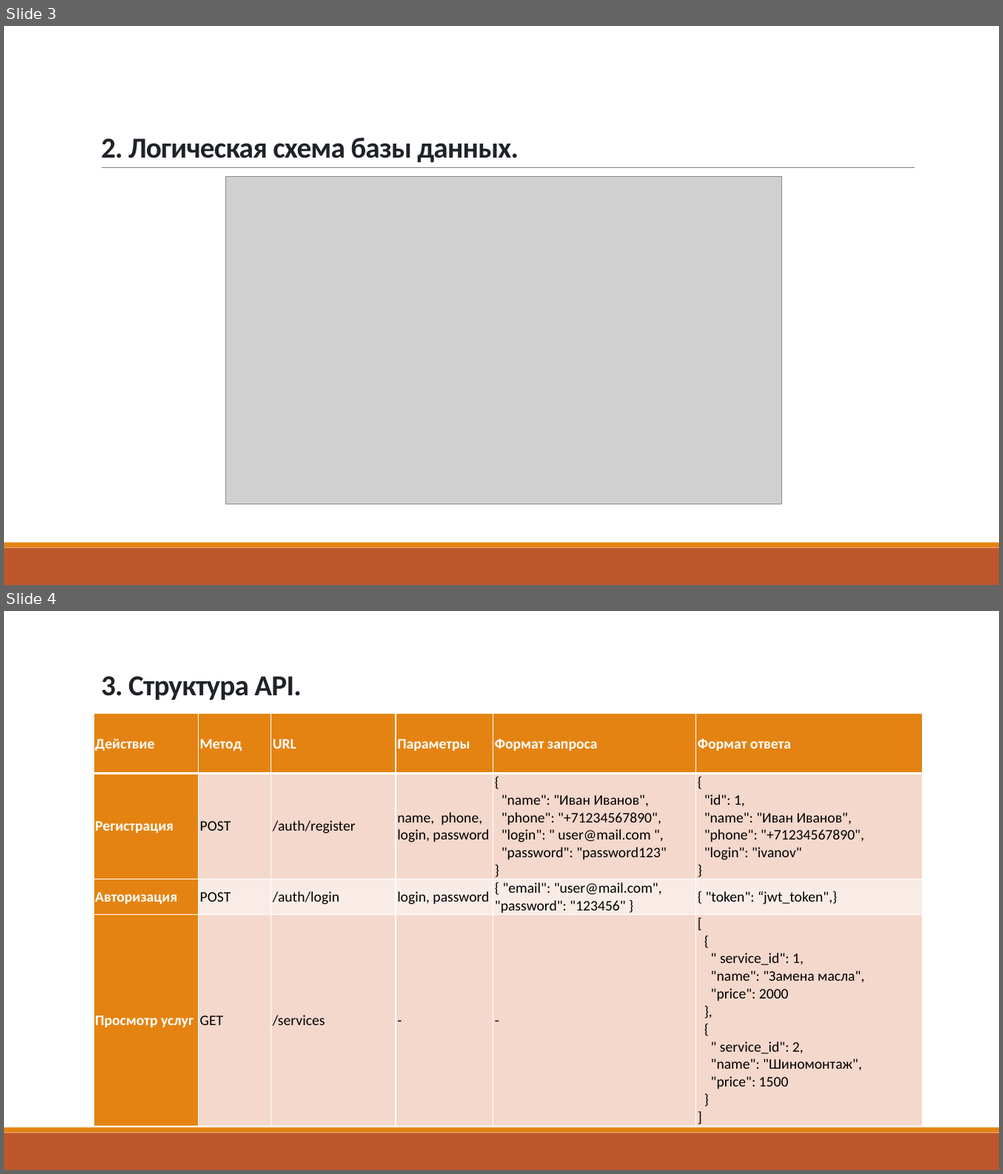
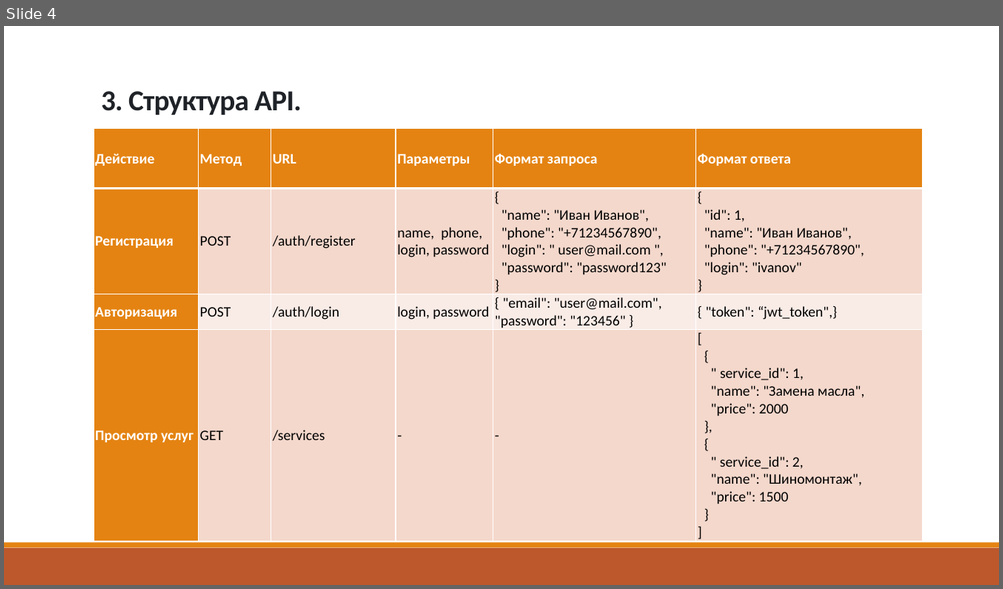
Before and after one commit to Tigr195/AutoService, a slide deck: Отчеты/Презентация_ЛР0_6303_Ашугян.pptx. Shown one above the other, each under a label of ours: slides 3 and 4 before the commit, slide 4 after it. The pictures are 1003x1174 and 1003x589 pixels, drawn with LibreOffice and Linux fonts; fonts in the diff are those of the drawing; grey boxes stand for pictures. Boxes give left, top, right and bottom in pixels: in the first picture for what was removed or moved away, otherwise in the second. Text is boxed around its words. In the diff, an @@ line names an element or a change of style, - is before the commit and + after.

```diff
--- a/Отчеты/Презентация_ЛР0_6303_Ашугян.pptx
+++ b/Отчеты/Презентация_ЛР0_6303_Ашугян.pptx
@@ slide 3 removed at box(4, 26, 999, 585), background #FFFFFF; not listed: 3 template elements that a slide beside it also shows @@
@@ title removed at box(101, 138, 518, 163) @@
-2. Логическая схема базы данных.
@@ picture removed at box(225, 177, 782, 505) @@
```
Also in this commit, not shown: 2 slides changed, 1 slide added, 8 other files.
